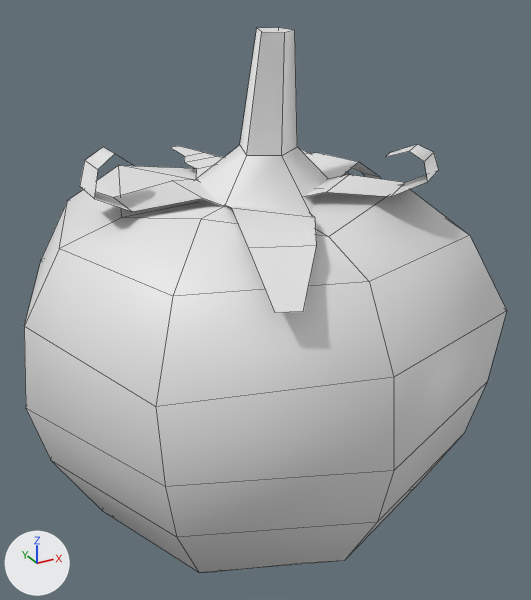
The FBX model Assets/_Models/Models/Yemekler/Domates.fbx as it was, and as the next commit left it.
The view is the same before and after, from a 50 mm lens placed at (-0.161, -0.297, 0.133), pointed at (0.005, 0.004, -0.017). The axes (+X, +Y, +Z) are drawn at lower left. The lights are the same throughout. Mesh edges are drawn as thin lines. Where no turn or scale is listed for an object, it has been applied to the vertices.

The older version as bpy lines, for what is in view:
```python
me_sphere_005 = bpy.data.meshes.new('Sphere.005')
me_sphere_005.from_pydata(...)  # 127 vertices, 97 faces; spans x -0.118..0.115, y -0.112..0.123, z -0.161..0.105
# before: 83 (-0.058, 0.007, 0.05), 84 (-0.058, 0.015, 0.05) at pixel (129, 162), 85 (-0.068, 0.002, 0.058) at pixel (114, 153), 86 (-0.068, 0.017, 0.058) at pixel (103, 146), 87 (-0.077, -0.002, 0.053) at pixel (97, 169)
# before: 88 (-0.077, 0.017, 0.053) at pixel (84, 160), 89 (-0.08, -0.005, 0.042) at pixel (94, 198), 90 (-0.08, 0.017, 0.042) at pixel (79, 186), 91 (-0.066, -0.008, 0.035) at pixel (132, 211), 92 (-0.066, 0.017, 0.035) at pixel (113, 197)
# before: 96 (-0.011, 0.086, 0.039) at pixel (169, 147), 97 (-0.005, 0.087, 0.039) at pixel (178, 145), 98 (-0.009, 0.07, 0.037) at pixel (184, 156), 99 (0.005, 0.073, 0.037) at pixel (204, 152), 100 (-0.014, 0.058, 0.037) at pixel (184, 162)
# before: 101 (0.007, 0.063, 0.037) at pixel (216, 156)
# before: 115 (0.03, -0.059, 0.041) at pixel (390, 196), 116 (0.05, -0.043, 0.041) at pixel (405, 182), 117 (0.041, -0.069, 0.048) at pixel (427, 181), 118 (0.058, -0.055, 0.048) at pixel (438, 169), 119 (0.041, -0.065, 0.056) at pixel (424, 161)
# before: 120 (0.056, -0.054, 0.056) at pixel (433, 152), 121 (0.038, -0.059, 0.059) at pixel (409, 151), 122 (0.05, -0.049, 0.059) at pixel (417, 144), 123 (0.034, -0.048, 0.055) at pixel (384, 157), 124 (0.041, -0.042, 0.055) at pixel (389, 152)
ob_domates = bpy.data.objects.new('domates', me_sphere_005)
ob_domates.location = (0.0, 0.0, 0.0075)
```
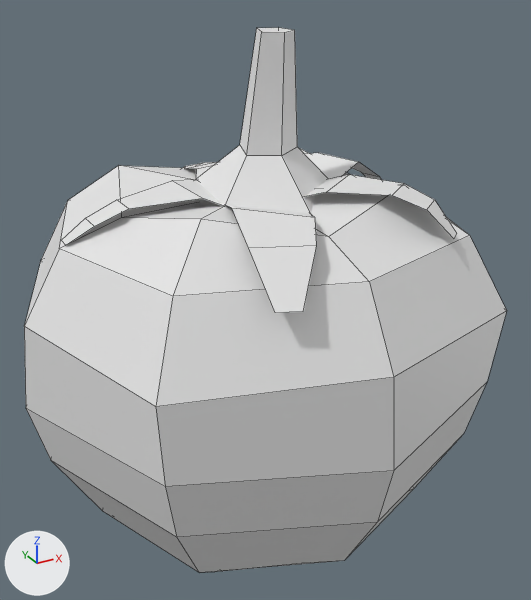
Where the newer file only moved an object's origin or applied its transform, the numbers keep the older frame.

Where the change shows, as pixel boxes [x1, y1, x2, y2] in the pictures (531 x 600 px; the box of a moved part takes in the faces that stretch with it):
part 1 of me_sphere_005, cut back: before [80, 147, 202, 212]; after [62, 181, 202, 245]
part 2 of me_sphere_005, moved or reshaped: before [170, 146, 224, 169]; after [183, 162, 217, 169]
part 3 of me_sphere_005, cut back: before [327, 144, 438, 197]; after [327, 175, 457, 239]

Edits to the bpy script that builds the scene:
```text
Add mat_domates:
    mat_domates = principled_material('domates')
    mat_domates.base_color = (0.8, 0.8, 0.8)  # white #e7e7e7
Change me_sphere_005:
    used by ob_domates; location = (0.0, 0.0, 0.0075)
    verts and faces of me_sphere_005; kept vertices keep their numbers, new ones are numbered from 127
    remove me_sphere_005.from_pydata(...)  # 127 vertices, 97 faces; spans x -0.118..0.115, y -0.112..0.123, z -0.161..0.105
    add me_sphere_005.from_pydata(...)  # 119 vertices, 93 faces; spans x -0.118..0.115, y -0.112..0.123, z -0.161..0.105
    me_sphere_005 part 1
    add delete_vertices([*range(83, 89)])  # with the faces that use them
    add verts[89] = (-0.08, -0.001, 0.029)  # moved, pixel (94, 226)
    add verts[90] = (-0.08, 0.013, 0.029)  # moved, pixel (85, 218)
    add verts[91] = (-0.066, -0.003, 0.035)  # moved, pixel (128, 208)
    add verts[92] = (-0.066, 0.013, 0.035)  # moved, pixel (116, 199)
    add verts[127] = (-0.093, 0.009, 0.022)  # pixel (61, 240)
    add verts[128] = (-0.093, 0.002, 0.022)  # pixel (65, 245)
    add faces += [(89, 90, 127, 128)]
    me_sphere_005 part 2
    add verts[96] = (-0.005, 0.086, 0.026)  # moved
    add verts[97] = (0.001, 0.087, 0.026)  # moved
    add verts[98] = (-0.009, 0.07, 0.032)  # moved, pixel (185, 166)
    add verts[99] = (0.005, 0.073, 0.032)  # moved, pixel (204, 162)
    add verts[100] = (-0.014, 0.058, 0.033)  # moved, pixel (184, 168)
    add verts[101] = (0.007, 0.063, 0.033)  # moved, pixel (216, 161)
    me_sphere_005 part 3
    add delete_vertices([*range(119, 125)])  # with the faces that use them
    add verts[115] = (0.032, -0.058, 0.041)  # moved, pixel (392, 195)
    add verts[116] = (0.049, -0.045, 0.041)  # moved, pixel (404, 183)
    add verts[117] = (0.043, -0.067, 0.036)  # moved, pixel (426, 209)
    add verts[118] = (0.056, -0.057, 0.036)  # moved, pixel (434, 199)
    add verts[129] = (0.058, -0.071, 0.024)  # pixel (456, 233)
    add verts[130] = (0.052, -0.076, 0.024)  # pixel (453, 238)
    add faces += [(117, 130, 129, 118)]
    me_sphere_005 part 4: the surface is now shaded flat
    add me_sphere_005.materials.append(mat_domates)  # white #e7e7e7
```
